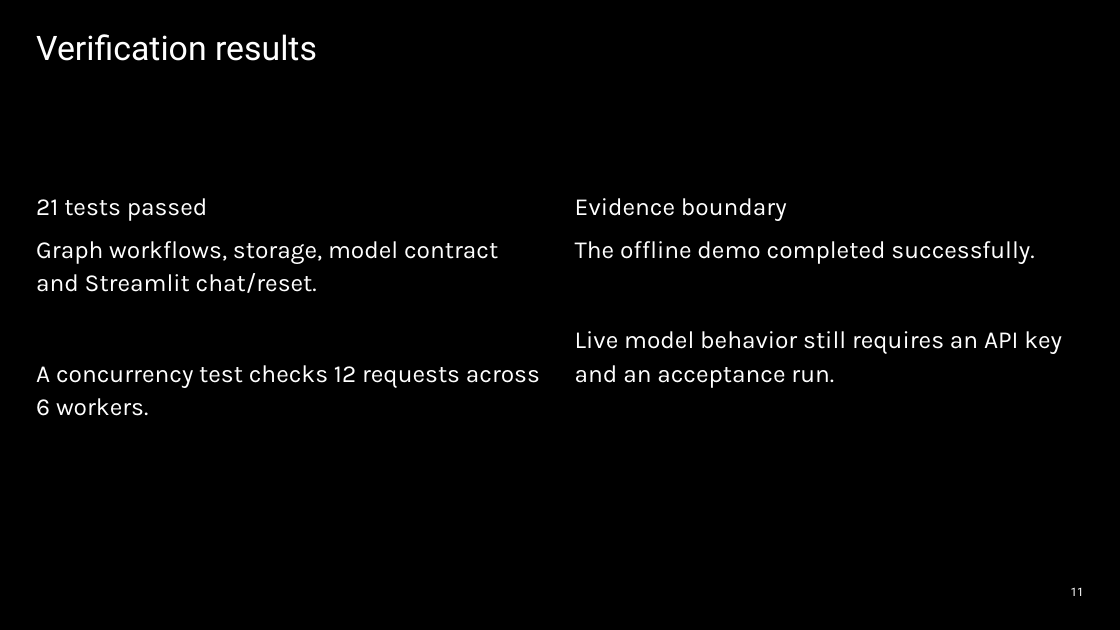
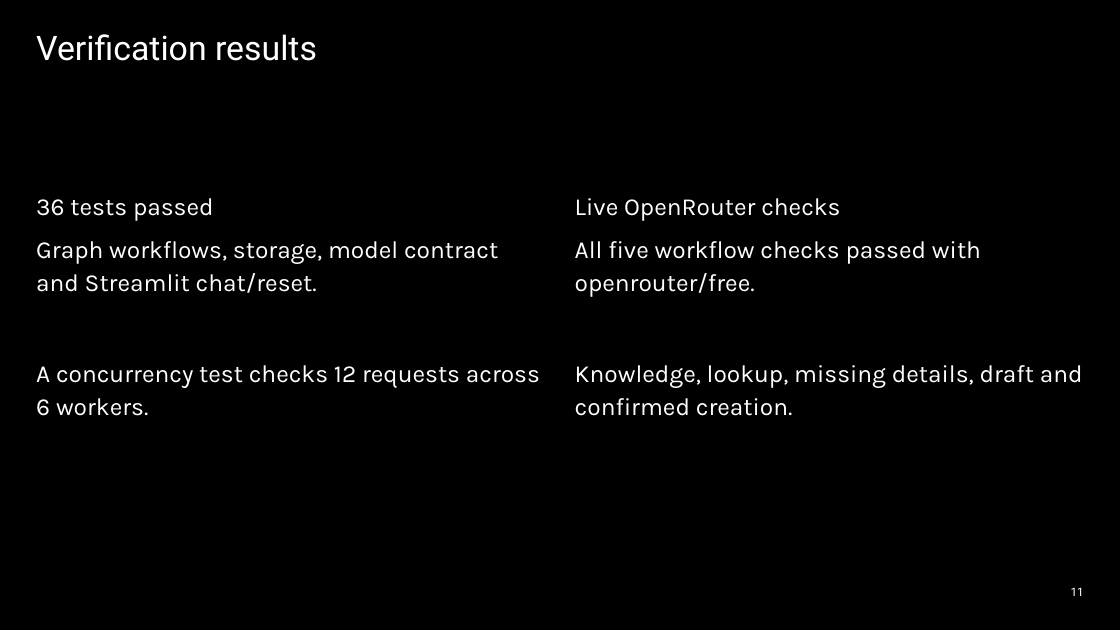
Before and after one commit to rasingod/ai-operations-assistant, a slide deck: slide 11 of AI_Operations_Assistant.pptx. Drawn at 1120x630 pixels with LibreOffice and Linux fonts; fonts in the diff are those of the drawing. Boxes give left, top, right and bottom in pixels: in the first picture for what was removed or moved away, otherwise in the second. Text is boxed around its words. In the diff, an @@ line names an element or a change of style, - is before the commit and + after.

Commit message:
Update OpenRouter setup, UI and final submission presentation

```diff
--- a/AI_Operations_Assistant.pptx
+++ b/AI_Operations_Assistant.pptx
@@ text at bbox=[36, 198, 214, 221]: text changed @@
-21 tests passed
+36 tests passed
@@ text at bbox=[575, 198, 1083, 416]: text changed @@
-Evidence boundary
-The offline demo completed successfully.
-Live model behavior still requires an API key and an acceptance run.
+Live OpenRouter checks
+All five workflow checks passed with openrouter/free.
+Knowledge, lookup, missing details, draft and confirmed creation.
```
Also in this commit, not shown: 2 other slides changed, 4 other files.
